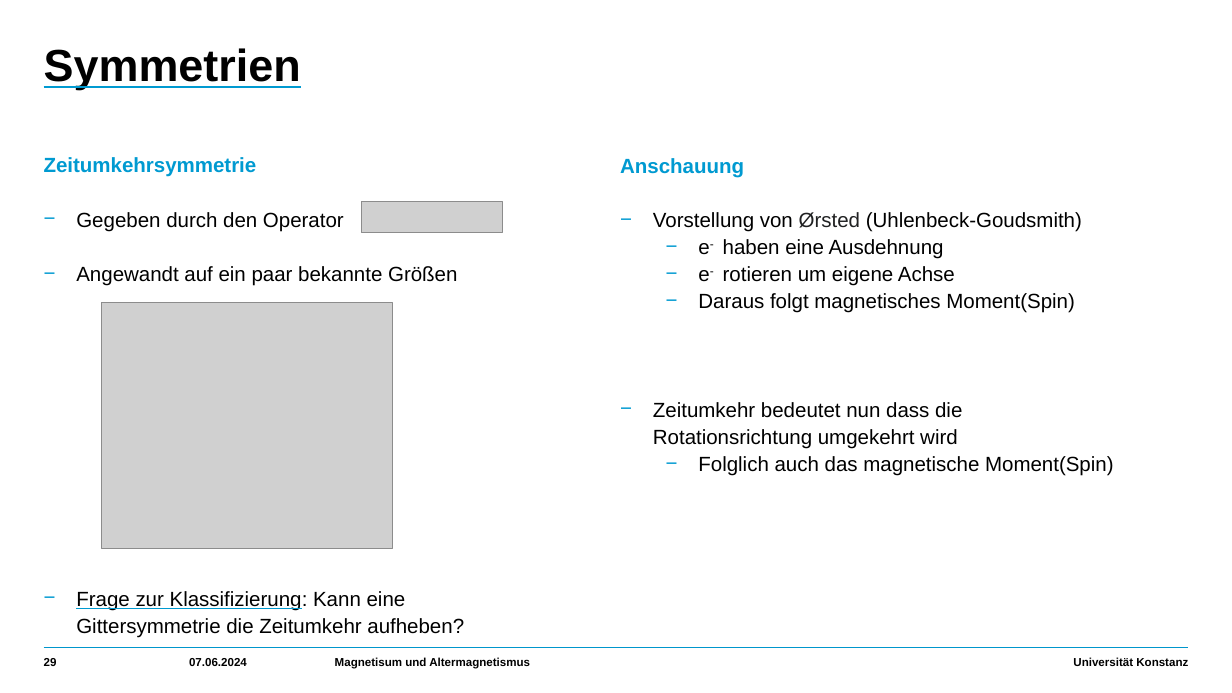
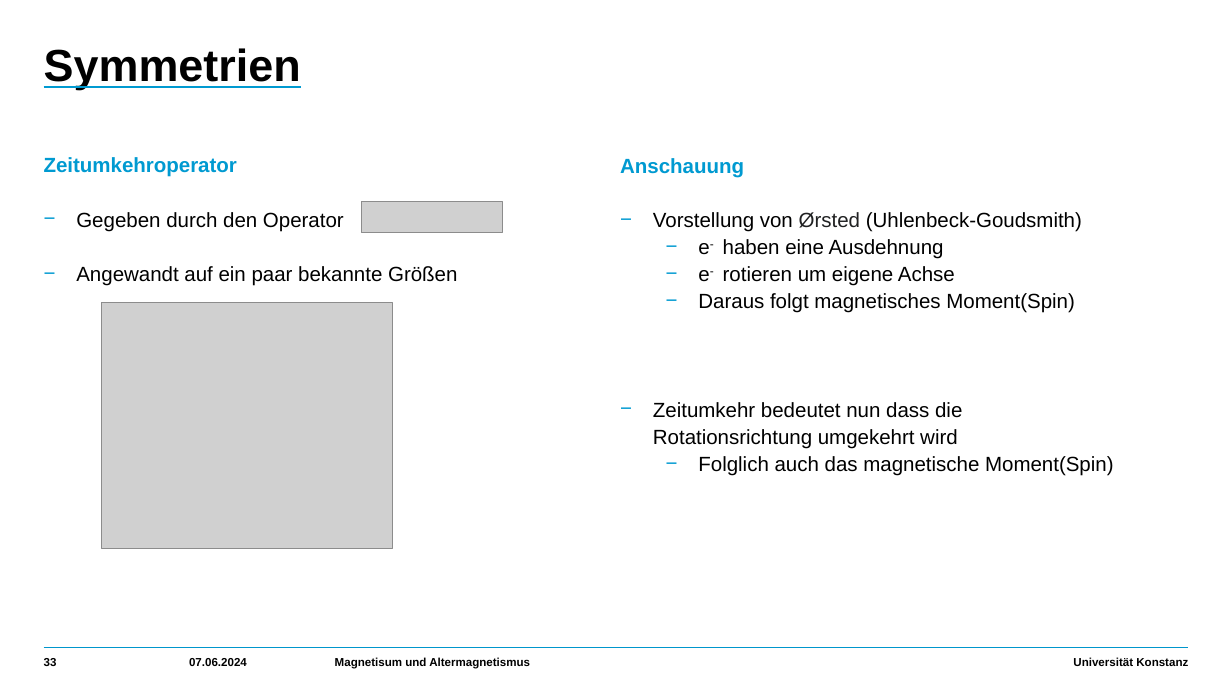
Before and after one commit to HolykingJulex/EstimateSeminar, a slide deck: slide 33 of Vortrag.pptx (slide 29 before the commit). Drawn at 1232x693 pixels with LibreOffice and Linux fonts; fonts in the diff are those of the drawing; grey boxes stand for pictures. Boxes give left, top, right and bottom in pixels: in the first picture for what was removed or moved away, otherwise in the second. Text is boxed around its words. In the diff, an @@ line names an element or a change of style, - is before the commit and + after.

```diff
--- a/Vortrag.pptx
+++ b/Vortrag.pptx
@@ text at (44, 157, 237, 177): text changed @@
-Zeitumkehrsymmetrie
+Zeitumkehroperator
@@ text at (76, 591, 464, 638): paragraph removed @@
-    − Frage zur Klassifizierung: Kann eine Gittersymmetrie die Zeitumkehr aufheben?
@@ page number at (44, 658, 57, 666): text changed @@
-29
+33
```
Also in this commit, not shown: 10 other slides changed, 7 slides added, 1 other file.
